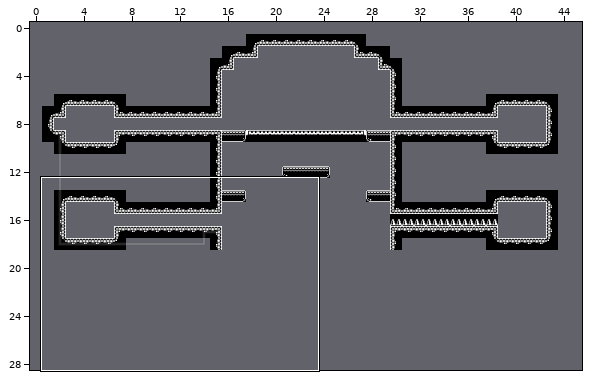
An edit to a level. Tiled map, Assets/SuperTiled2Unity/Import/Tutorial.tmx. Above, an overview of the earlier version with the close-up marked.
Close-up. The starting point:
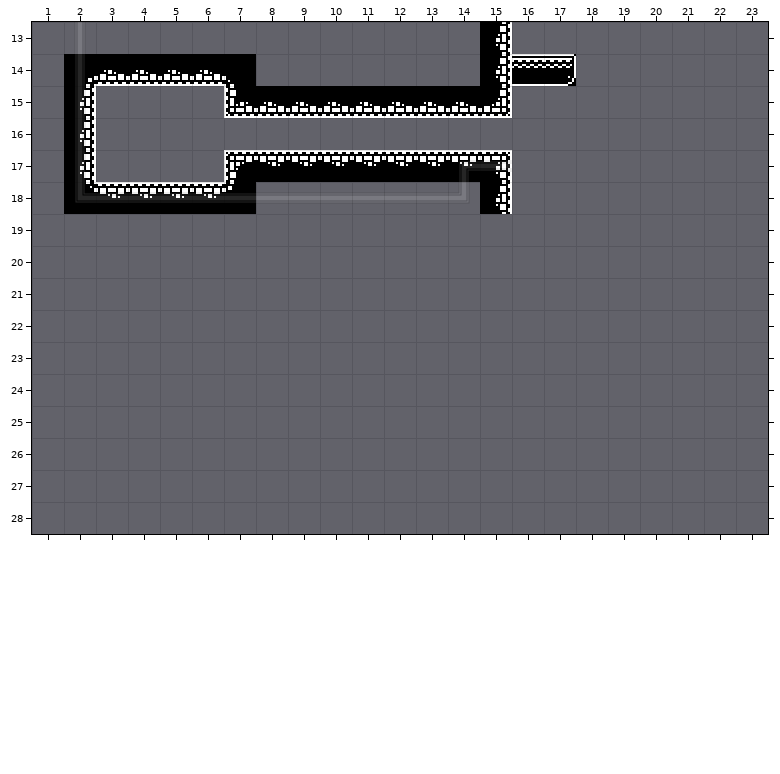
Cells are 64x64 px. Shown: x 1..23, y 13..28. The commit also changed other parts of the map, which this record leaves out. The old version is drawn lined up with the new one.
And afterwards:
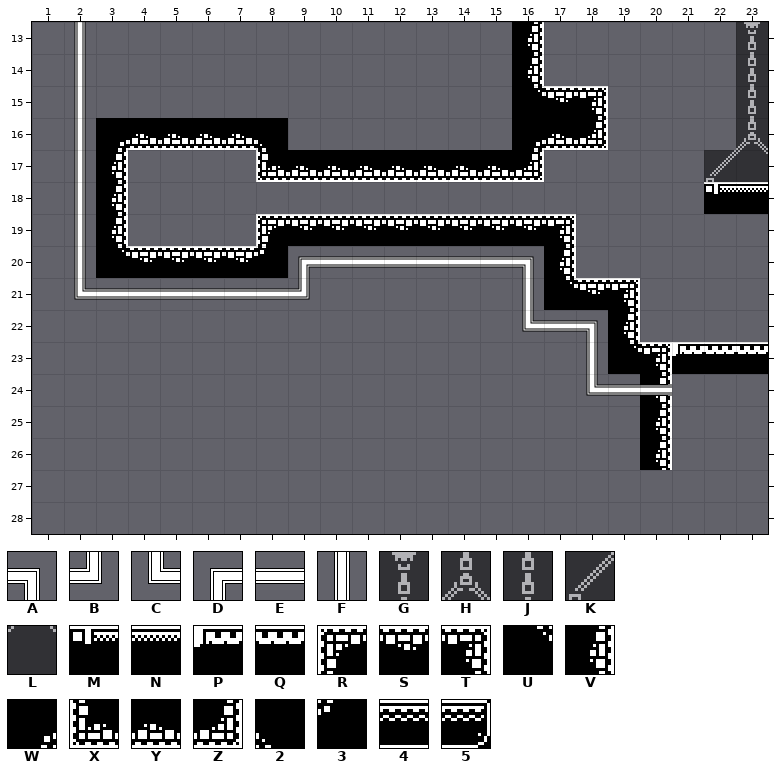
Key: from "CableTileset_64x64": A 4 "Cable_tr", B 5 "Cable_br", C 6 "Cable_bl", D 7 "Cable_tl", E 9 "Cable_h", F 10 "Cable_v"; from "Tileset_64x64": G 3 "chain_top", H 5 "chain_bottom_02", J 23 "chain_middle_01", K 24 "chain_platform_topleft", L 25 "chain_platform_top", M 44 "chain_platform_bottomrig", N 45 "chain_platform_bottom", P 160 "bridge_bottomleft", Q 161 "bridge_bottom", R 195 "brick_topleft", S 196 "brick_topmiddle", T 197 "brick_topright", U 199 "brick_corner_topright", V 217 "brick_middleright", W 219 "brick_corner_bottomright", X 235 "brick_bottomleft", Y 236 "brick_bottommiddle", Z 237 "brick_bottomright", 2 239 "brick_corner_bottomleft", 3 259 "brick_corner_topleft", 4 331 "ground_middle_horizontal", 5 332 "ground_right".
_ is an empty cell, . an unchanged one.
See-through tiles are keyed as they look on the map.
What changed:
map size 43x32 -> 46x33 cells (old content now starts at 1,1; both pictures use the new coordinates)
layer "Cable1" opacity 15% -> 100%
--- layer "MainLayer"
@@ x 2..23 @@
-13 .............V_.......
-14 WYYYY2.......V45......
-15 V....XYYYYYYYZ___.....
-16 V______.......___.....
-17 V_...RSSSSSSST_.......
-18 USSSS3.......V......__
-19 ._....__________......
-20 .______........_......
-21 ...............___....
-22 ................._....
-23 ................._____
-24 .................._...
-25 .................._...
-26 .................._...
+13 ............._V.......
+14 ______......._V_......
+15 _...._________UST.....
+16 _WYYYY2.......WYZ.....
+17 _V..._XYYYYYYYZ.......
+18 _V____......._......MN
+19 .V....RSSSSSSSST......
+20 .USSSS3........V......
+21 ...............UST....
+22 .................V....
+23 .................UTPQQ
+24 ..................V...
+25 ..................V...
+26 ..................V...
--- layer "Decorations"
@@ x 22..23 @@
-13 ._
-14 ._
-15 ._
-16 ._
-17 __
+13 .G
+14 .J
+15 .J
+16 .H
+17 KL
--- layer "Cable1"
@@ x 2..20 @@
-17 ............DE.....
-18 CEEEEEEEEEEEB......
-19 _..................
-20 _......________....
-21 ________......_....
-22 ..............___..
-23 ................_..
-24 ................___
+17 ............__.....
+18 F____________......
+19 F..................
+20 F......DEEEEEEA....
+21 CEEEEEEB......F....
+22 ..............CEA..
+23 ................F..
+24 ................CEE
